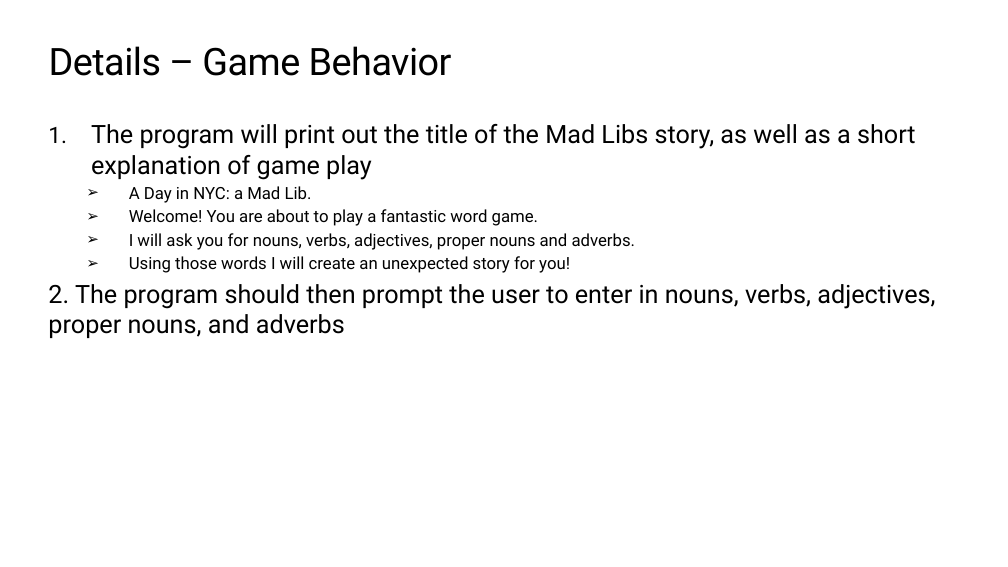
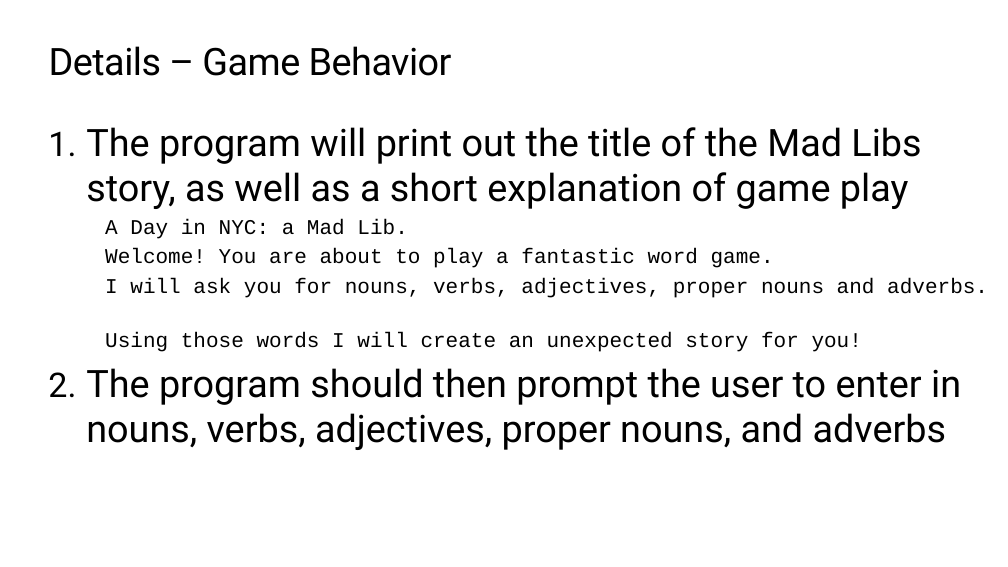
Before and after one commit to TEALSK12/2nd-semester-introduction-to-computer-science, a slide deck: slide 5 of units/1_unit/slidedecks/Intro Python 1.06 TEALS.pptx. Drawn at 1008x567 pixels with LibreOffice and Linux fonts; fonts in the diff are those of the drawing; background and template pictures are left out. Boxes give left, top, right and bottom in pixels: in the first picture for what was removed or moved away, otherwise in the second. Text is boxed around its words. In the diff, an @@ line names an element or a change of style, - is before the commit and + after.

```diff
--- a/units/1_unit/slidedecks/Intro Python 1.06 TEALS.pptx
+++ b/units/1_unit/slidedecks/Intro Python 1.06 TEALS.pptx
@@ text at [86,127,988,352]: size 24 to 36 pt in "The program will print out the title ..."; size 16 to 20 pt, font Roboto to Courier New in "A Day in NYC: a Mad Lib.", "Welcome! You are about to play a ...", "I will ask you for nouns, verbs, ...", "Using those words I will create an ..."; indent changed; more space between paragraphs; bullet ➢ to none; list level 3 to 4 in "A Day in NYC: a ..."; list level 3 to 4 in "Welcome! You are about to ..."; list level 3 to 4 in "I will ask you for ..."; list level 3 to 4 in "Using those words I will ..." @@
@@ text at [86,368,961,450]: text changed; size 24 to 36 pt @@
-2. The program should then prompt the user to enter in nouns, verbs, adjectives, proper nouns, and adverbs
+2. The program should then prompt the user to enter in nouns, verbs, adjectives, proper nouns, and adverbs
```
Also in this commit, not shown: 3 other slides changed, 1 slide added, 1 slide removed, 5 other files.
